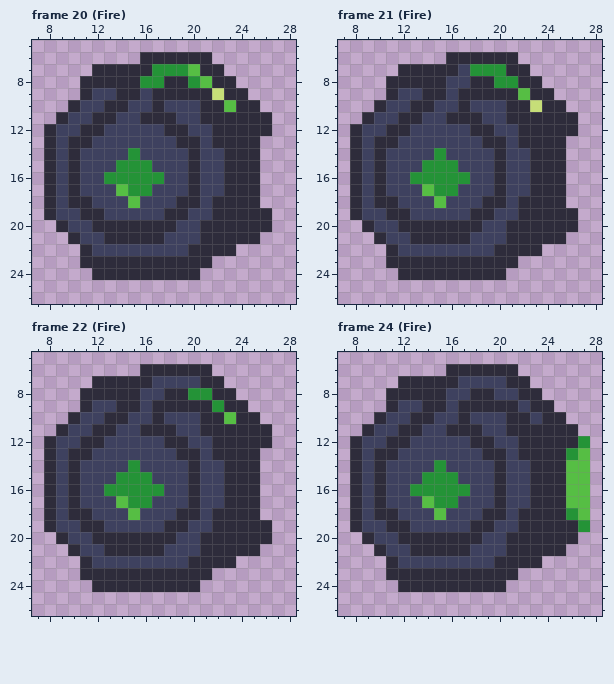
Pixel-art file: src/examples/LD45/art/plasma_cannon.aseprite. The picture above is the old version.
32x32 pixels, 30 frames. Shown: frame 20 (Fire): x 7..28, y 5..26; frame 21 (Fire): x 7..28, y 5..26; frame 22 (Fire): x 7..28, y 5..26; frame 24 (Fire): x 7..28, y 5..26. The commit also changed other frames, which this record leaves out.
Once edited:
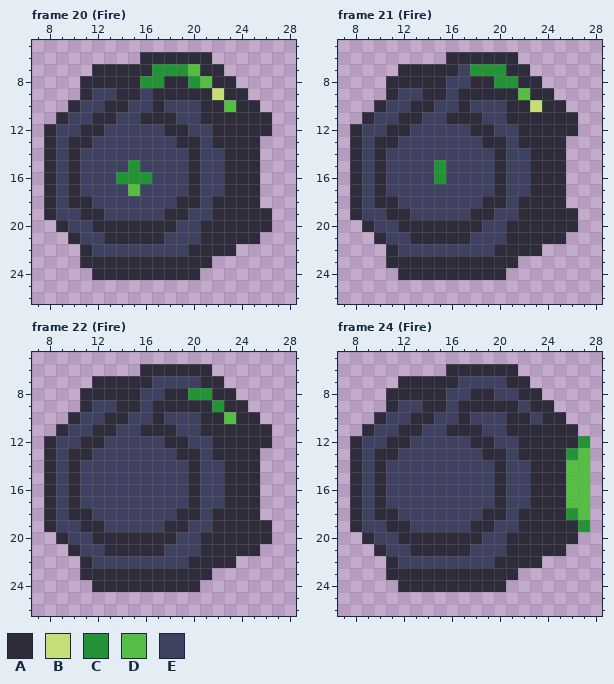
Palette (. is transparent): A #2e2c3b  B #c6de78  C #249337  D #56be44  E #3e415f
The edit:
Changed rows in their new state; - is an unchanged pixel.
Frame 20 (Fire), layers "water ripples", "turret":
first column x 13:
14 --E--
15 -E-E-
16 E---E
17 -EDE-
18 --E--
Frame 21 (Fire), layers "water ripples", "turret":
first column x 13:
14 --E--
15 -E-E-
16 EE-EE
17 -EEE-
18 --E--
Frame 22 (Fire), layers "water ripples", "turret":
first column x 13:
14 --E--
15 -EEE-
16 EEEEE
17 -EEE-
18 --E--
Frame 24 (Fire), layers "water ripples", "turret": the same change as frame 22 (Fire)
Where, in picture pixels (left, top, right, bottom), the same in both pictures:
changed: (104, 148, 164, 208)
changed: (410, 148, 470, 208)
changed: (104, 460, 164, 520)
changed: (410, 460, 470, 520)
